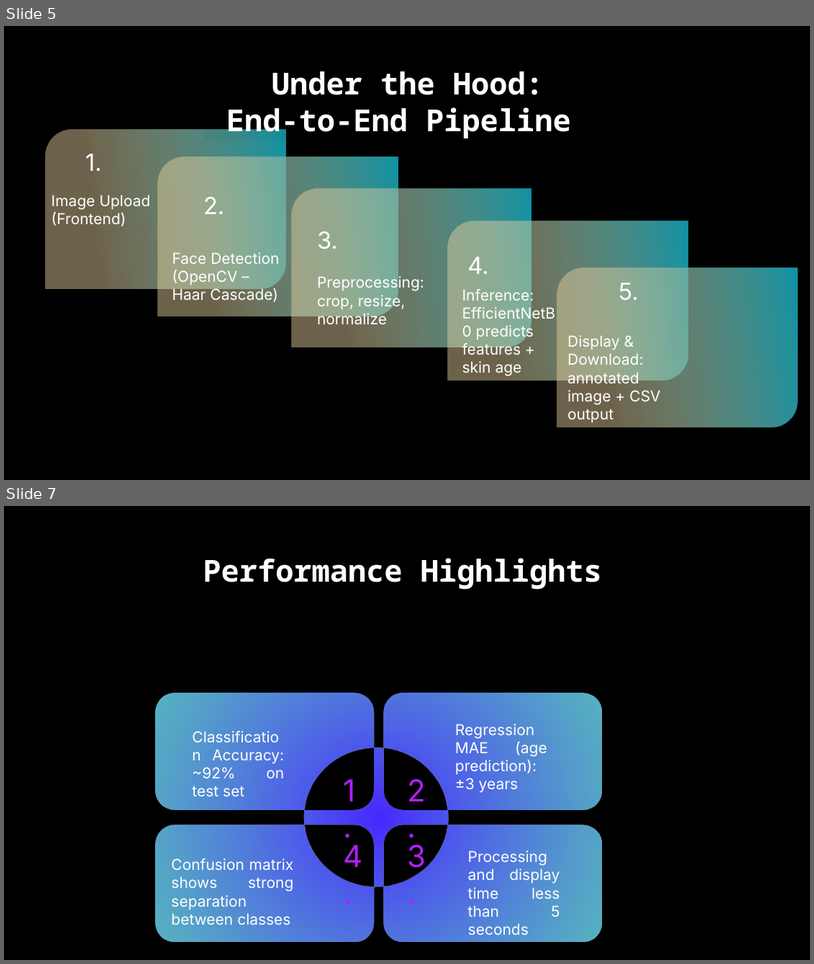
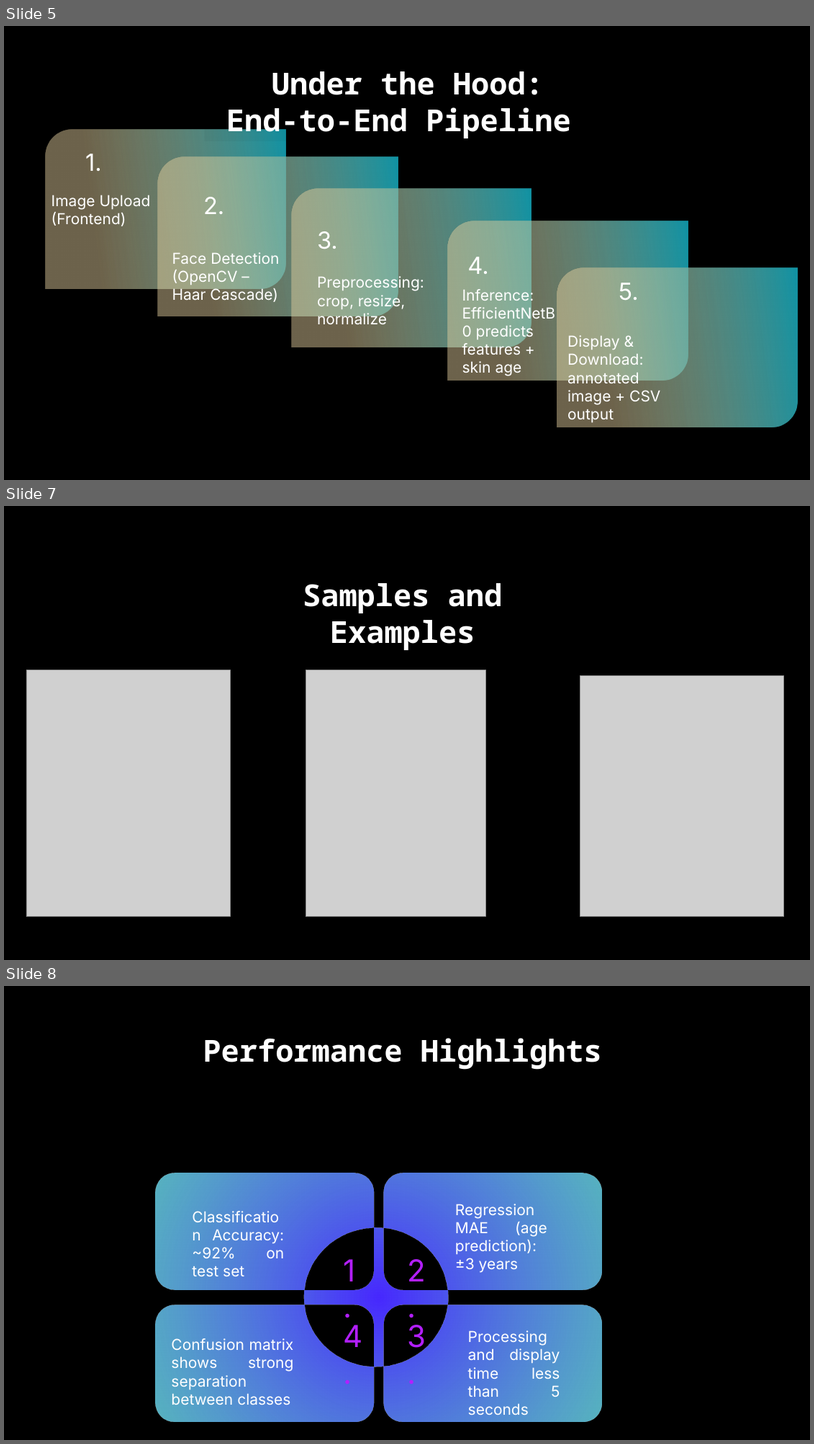
Before and after one commit to UnboundSB/Skin-Age-Detection-Dermal-Scan-app, a slide deck: docs/DermalScan – AI.pptx. Shown one above the other, each under a label of ours: slides 5 and 7 before the commit, slides 5, 7 and 8 after it; the slides between them are not shown. The pictures are 814x964 and 814x1444 pixels, drawn with LibreOffice and Linux fonts; fonts in the diff are those of the drawing; grey boxes stand for pictures; background and template pictures are left out. Boxes give left, top, right and bottom in pixels: in the first picture for what was removed or moved away, otherwise in the second. Text is boxed around its words. In the diff, an @@ line names an element or a change of style, - is before the commit and + after.

```diff
--- a/docs/DermalScan – AI.pptx
+++ b/docs/DermalScan – AI.pptx
@@ slide 7 added at (4,506,810,960), background picture (left out) @@
@@ text added at (303,583,503,650), 36 pt, text #FFFFFF, bold @@
+Samples and Examples
@@ picture added at (26,670,231,917) @@
@@ picture added at (306,670,486,917) @@
@@ picture added at (581,676,785,917) @@
@@ what was slide 7 is now slide 8 @@
```
Also in this commit, not shown: 1 slide changed, 3 other files.
